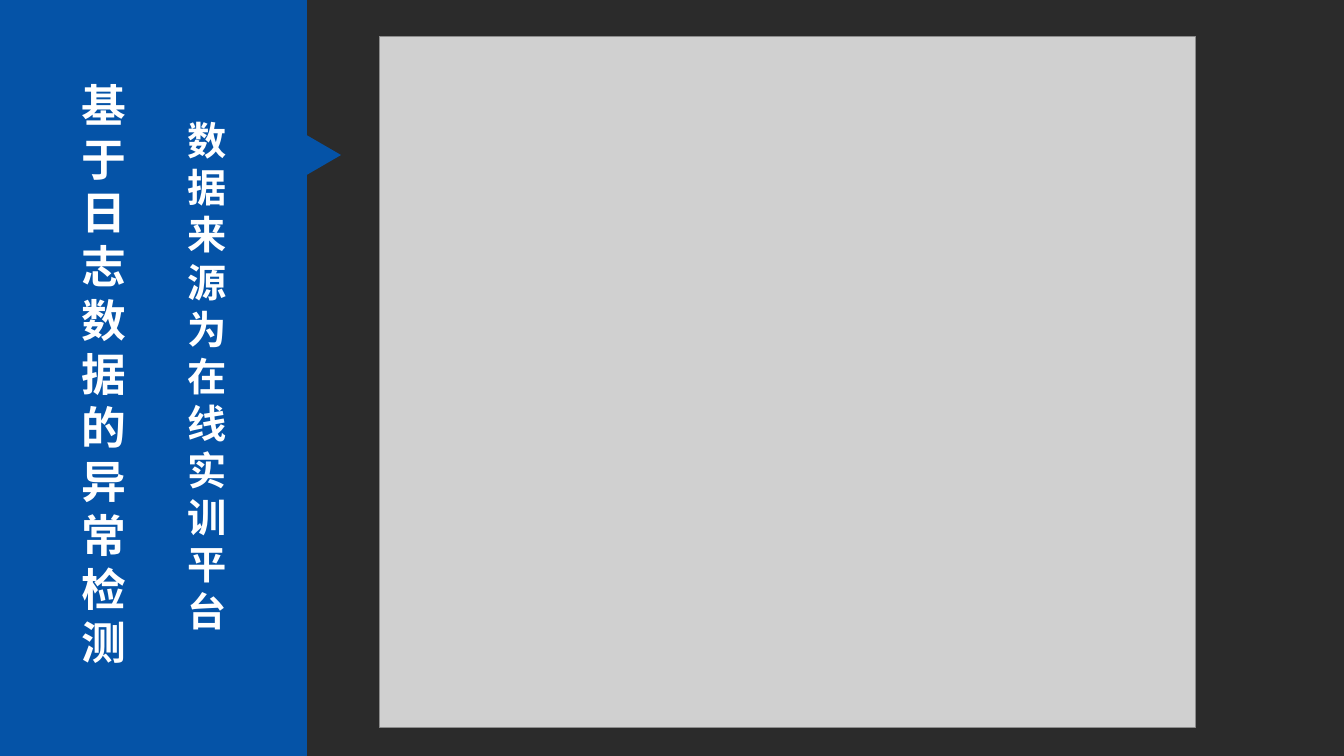
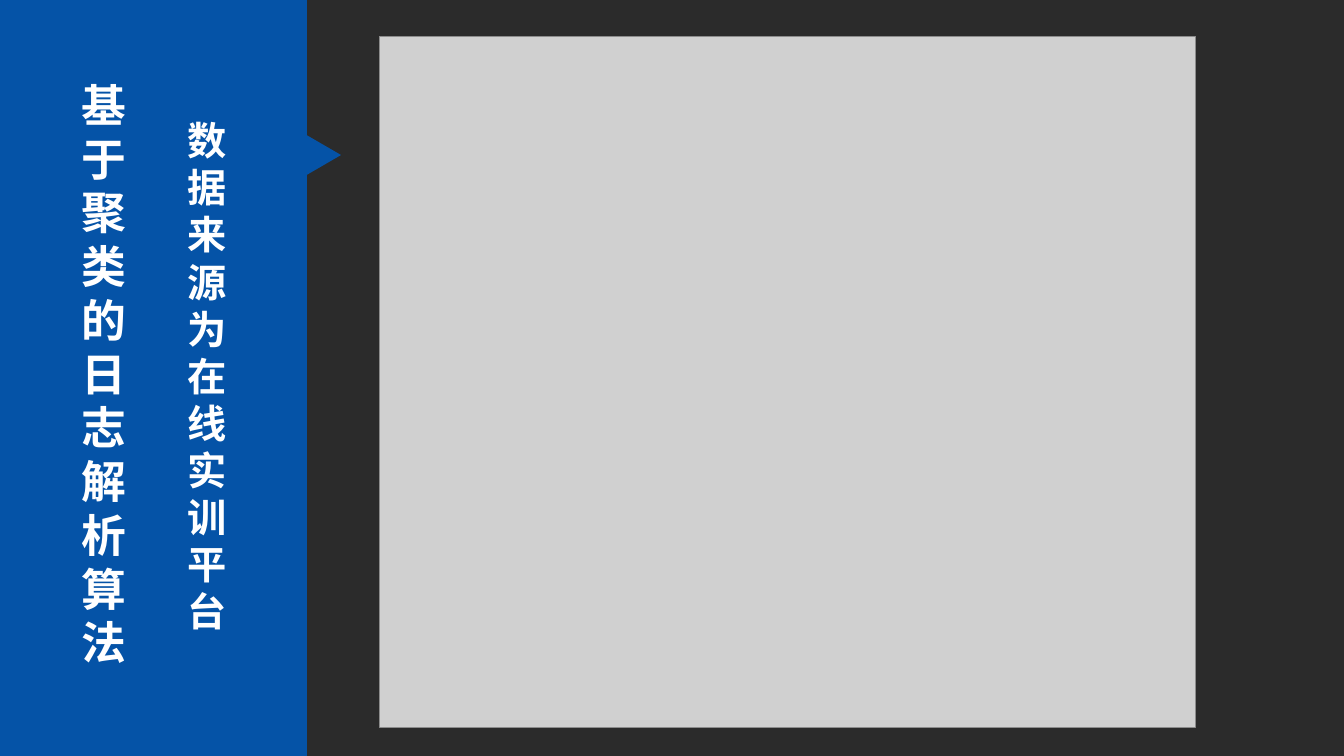
Before and after one commit to huowj/bishe, a slide deck: slide 21 of dabian/毕设.pptx (slide 15 before the commit). Drawn at 1344x756 pixels with LibreOffice and Linux fonts; fonts in the diff are those of the drawing; grey boxes stand for pictures; background and template pictures are left out; a plain dark background stands for a picture behind light text. Boxes give left, top, right and bottom in pixels: in the first picture for what was removed or moved away, otherwise in the second. Text is boxed around its words. In the diff, an @@ line names an element or a change of style, - is before the commit and + after.

```diff
--- a/dabian/毕设.pptx
+++ b/dabian/毕设.pptx
@@ text at box(81, 84, 126, 663): text changed @@
-基于日志数据的异常检测
+基于聚类的日志解析算法
```
Also in this commit, not shown: 11 other slides changed, 13 slides added, 1 other file.
